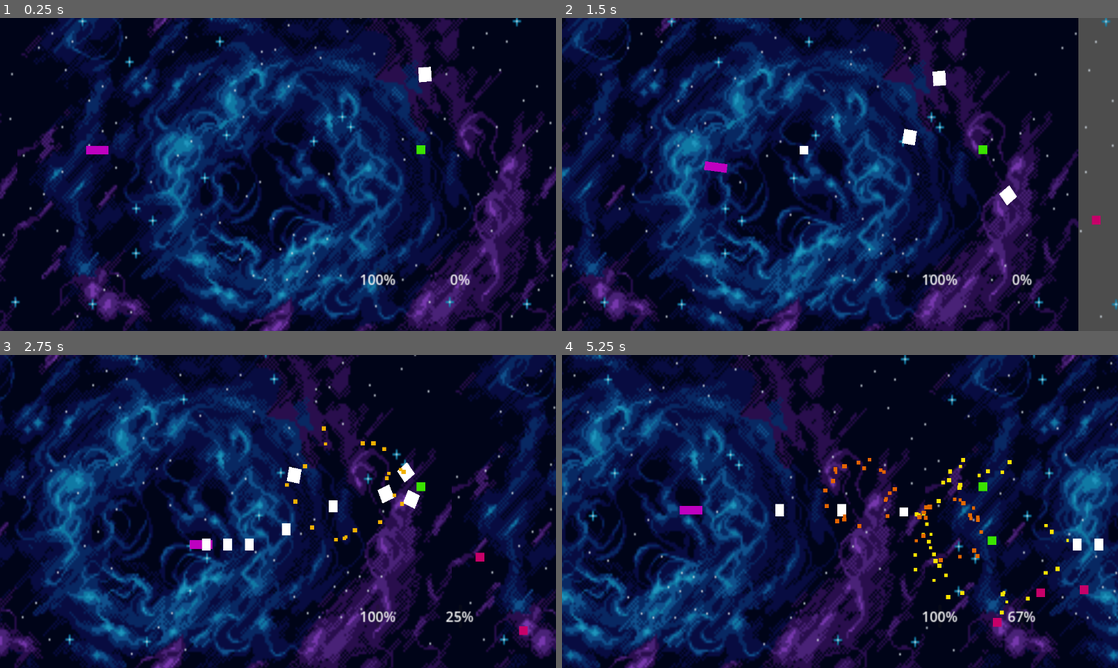
Above: before the commit, frames 1-4 (two rows, left to right).
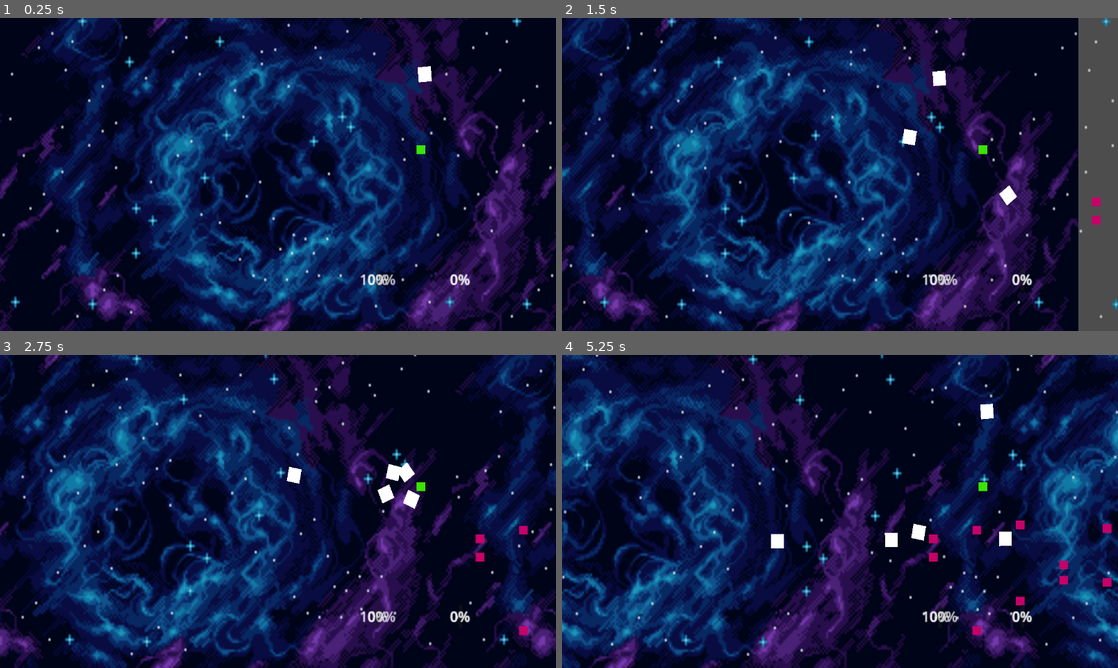
Above: after the commit, the same moments.

Repository: nikoo544/mygradius
Game: Godot game, scene res://Main.tscn
Two runs of this game, one before a commit and one after it. Both use one fixed random seed, a clock stepped at 60 frames per second and the inputs below. This scene is started directly instead of the project's main scene.
Inputs (mouse positions are in pixels of both pictures, inside the frame that each line leads up to):
- Up to frame 1 (0.25 s): no input
- Up to frame 2 (1.5 s): tap Enter (ui_accept) at 0.5 s; move the mouse to (962, 158) at 0.52 s; hold Right (ui_right) 0.53-1.28 s; hold Enter (ui_accept) 0.53-1.28 s; move the mouse to (728, 190) at 1.27 s; hold Down (ui_down) from 1.28 s (still down); tap Ctrl (switch_gun) at 1.35 s
- Up to frame 3 (2.75 s): tap Enter (ui_accept) at 1.52, 1.55, 1.82 s; move the mouse to (333, 442) at 2.02 s; release Down (ui_down) at 2.03 s; hold Right (ui_right) from 2.03 s (still down); hold Enter (ui_accept) from 2.03 s (still down)
- Up to frame 4 (5.25 s): move the mouse to (812, 574) at 2.77 s; release Right (ui_right) at 2.78 s; release Enter (ui_accept) at 2.78 s; hold Up (ui_up) 2.78-3.5 s; tap Ctrl (switch_gun) at 2.85, 5.1 s; tap Enter (ui_accept) at 3.02, 3.05, 3.32 s; click (706, 508) at 3.5 s, where only the run before the commit has a clickable "Cañón Secundario Activa Dispa…"; move the mouse to (1006, 558) at 4.27 s; hold Enter (ui_accept) 4.28-5.03 s; hold Left (ui_left) from 4.28 s (still down); move the mouse to (673, 464) at 5.02 s

The runs differ from the first frame. In frame 1, 0.9% of the frame differs, in the area x 0-100%, y 0-96%; in frame 2, 0.9%; in frame 3, 1.5%; in frame 4, 53%, in the area x 0-100%, y 0-100%.

Commit message:
Refactor architecture, improve game feel, and fix bugs in Shmup project
Summary of changes:
1. Architecture:
   - Implemented a global EventBus (Events.gd) for decoupled communication.
   - Refactored HUD (hud.gd) to update via signals instead of direct references.
   - Decoupled LevelUpMenu and Player death logic.
2. Game Feel (Juiciness):
   - Improved screenshake with decaying intensity.
   - Added hit-flash effects for the player.
   - Added pop-in and pop-out animations for enemies.
   - Added visual recoil to shooting.
   - Added smooth lerping to UI bars.
3. Balance & Scalability:
   - Adjusted XP curve for better progression.
   - Expanded upgrade pool and added a filtering system to avoid redundant choices.
   - Implemented XP multiplier system.
4. Bug Fixes:
   - Fixed game over pause logic (it was unpausing before).
   - Fixed UI visibility and anchors in Main.tscn.
   - Connected Retry button programmatically to ensure it works.

Co-authored-by: nikoo544 <52187590+nikoo544@users.noreply.github.com>

Diff:
--- a/Gradius/Enemigos/EnemigoPath.gd
+++ b/Gradius/Enemigos/EnemigoPath.gd
@@ -10,6 +10,12 @@
 @export var explosion_escena: PackedScene
 @export var item_powerup: PackedScene # Opcional: arrastra tu PowerUp.tscn aquí
 
+func _ready():
+	# -- GAME FEEL: Pop-in effect --
+	scale = Vector2.ZERO
+	var tween = create_tween().set_trans(Tween.TRANS_BACK).set_ease(Tween.EASE_OUT)
+	tween.tween_property(self, "scale", Vector2.ONE, 0.3)
+
 func _process(delta):
 	# Movimiento constante por la curva
 	progress_ratio += velocidad * delta
@@ -20,12 +26,19 @@
 
 # Esta función la llama la BALA del jugador
 func morir():
-	# 1. Intentar dar XP al jugador
+	# -- GAME FEEL: Pequeña sacudida al morir --
+	Events.enemy_defeated.emit(puntos_xp)
+
 	var jugadores = get_tree().get_nodes_in_group("jugador")
 	if jugadores.size() > 0:
 		var jugador = jugadores[0]
-		if jugador.has_method("ganar_xp"):
-			jugador.ganar_xp(puntos_xp)
+		if jugador.has_method("sacudir_camara"):
+			jugador.sacudir_camara(4.0)
+
+	# -- GAME FEEL: Hit Stop (opcional, muy breve) --
+	# Engine.time_scale = 0.05
+	# await get_tree().create_timer(0.02, true, false, true).timeout
+	# Engine.time_scale = 1.0
 
 	# 2. Probabilidad de soltar un item (10% de chance)
 	if item_powerup and randf() < 0.1:
@@ -40,7 +53,18 @@
 		# Aseguramos que la explosión se vea por encima
 		exp.z_index = 10
 		get_tree().current_scene.add_child(exp)
+
 	Input.start_joy_vibration(0, 0.4, 0.4, 0.2) # Si usan mando
+
+	# Desactivamos colisión para evitar múltiples disparos
+	if has_node("Area2D"):
+		$Area2D.queue_free()
+
+	# -- GAME FEEL: Desaparecer con estilo --
+	var tween_muerte = create_tween()
+	tween_muerte.tween_property(self, "scale", Vector2.ZERO, 0.1)
+	await tween_muerte.finished
+
 	queue_free()
 
 # --- DETECCIÓN DE COLISIÓN ---
--- a/Gradius/player.gd
+++ b/Gradius/player.gd
@@ -3,7 +3,6 @@
 # --- Nodos y Escenas ---
 @export var bala_escena: PackedScene
 @export var explosion_escena: PackedScene
-@onready var level_up_menu := get_tree().root.find_child("LevelUpMenu", true, false)
 
 # --- Parámetros Base ---
 @export var velocidad_base := 350.0
@@ -39,12 +38,12 @@
 var experiencia := 0
 var exp_siguiente_nivel := 100
 var nivel := 1
+var multiplicador_xp := 1.0
 
 # --- Referencias a la UI ---
-@onready var xp_bar := get_tree().root.find_child("XPBar", true, false)
-@onready var hp_bar := get_tree().root.find_child("HealthBar", true, false)
 
 func _ready():
+	Events.enemy_defeated.connect(ganar_xp)
 	# 1. Forzamos los valores base al arrancar
 	vida_actual = vida_max  # Esto debería ser 100
 
@@ -53,9 +52,8 @@
 	print("DEBUG: Mi vida actual al iniciar es: ", vida_actual)
 
 	# 3. Configurar UI
-	if hp_bar:
-		hp_bar.max_value = vida_max
-		hp_bar.value = vida_actual
+	Events.hp_changed.emit(vida_actual, vida_max)
+	Events.xp_gained.emit(experiencia, exp_siguiente_nivel)
 
 	actualizar_interfaz_xp()
 	velocidad_actual = velocidad_base
@@ -140,14 +138,20 @@
 func disparar_tipo1() -> void:
 	# Disparo simple frontal (Tipo 1)
 	crear_bala(Vector2(20, 0))
+	# Pequeño recoil visual
+	var tween = create_tween()
+	tween.tween_property(self, "position:x", position.x - 3, 0.05)
+	tween.tween_property(self, "position:x", position.x, 0.05)
 
 func disparar_tipo2() -> void:
-	# Disparo secundario con recoil moderado y opciones de distribución
-	# Recoil visual
-	global_position.x -= 6
+	# Disparo secundario con recoil moderado
 	# Dos balas con ligero spread
 	crear_bala(Vector2(20, -8))
 	crear_bala(Vector2(20, 8))
+
+	var tween = create_tween()
+	tween.tween_property(self, "position:x", position.x - 7, 0.05)
+	tween.tween_property(self, "position:x", position.x, 0.05)
 	# Puedes agregar más efectos opcionales aquí
 
 func disparar_misil() -> void:
@@ -182,17 +186,23 @@
 
 # --- SISTEMA DE DAÑO Y MUERTE ---
 func recibir_danio(cantidad: int) -> void:
-	if es_invulnerable:
+	if es_invulnerable or vida_actual <= 0:
 		return
 	vida_actual -= cantidad
 	vida_actual = max(vida_actual, 0)
-	if hp_bar:
-		hp_bar.value = vida_actual
+
+	Events.hp_changed.emit(vida_actual, vida_max)
+
+	# -- GAME FEEL: Hit Flash --
+	var flash_tween = create_tween()
+	flash_tween.tween_property(self, "modulate", Color.RED, 0.05)
+	flash_tween.tween_property(self, "modulate", Color.WHITE, 0.05)
+
 	print("Vida restante: ", vida_actual)
 	if vida_actual <= 0:
 		morir_jugador()
 	else:
-		sacudir_camara(8.1)
+		sacudir_camara(12.0)
 		activar_invulnerabilidad()
 
 func activar_invulnerabilidad() -> void:
@@ -215,14 +225,14 @@
 	visible = false
 	$CollisionShape2D.set_deferred("disabled", true)
 	print("¡GAME OVER!")
+	Events.player_died.emit()
 
 # --- SISTEMA DE PROGRESIÓN ---
 # En el script del Player (CharacterBody2D)
 func mejorar() -> void:
 	# Curamos 20 HP sin pasarnos del máximo
 	vida_actual = min(vida_actual + 20, vida_max)
-	if hp_bar:
-		hp_bar.value = vida_actual
+	Events.hp_changed.emit(vida_actual, vida_max)
 
 	# Damos un empujón de XP
 	ganar_xp(30)
@@ -235,36 +245,36 @@
 	print("¡Power Up recogido! +Vida +XP")
 
 func ganar_xp(cantidad: int) -> void:
-	experiencia += cantidad
-	if xp_bar:
-		xp_bar.value = experiencia
+	var xp_final = int(cantidad * multiplicador_xp)
+	experiencia += xp_final
+	Events.xp_gained.emit(experiencia, exp_siguiente_nivel)
 	if experiencia >= exp_siguiente_nivel:
 		subir_nivel()
 
 func subir_nivel() -> void:
 	nivel += 1
 	experiencia -= exp_siguiente_nivel
-	exp_siguiente_nivel = int(exp_siguiente_nivel * 1.5)
+	# Ajuste de curva XP: Un poco más suave que 1.5
+	exp_siguiente_nivel = int(exp_siguiente_nivel * 1.3) + 25
+
 	actualizar_interfaz_xp()
+
 	get_tree().paused = true
-	if level_up_menu:
-		level_up_menu.set_anchors_and_offsets_preset(Control.PRESET_FULL_RECT)
-		level_up_menu.visible = true
-		if level_up_menu.has_method("generar_opciones"):
-			level_up_menu.generar_opciones()
+	Events.level_up.emit(nivel)
 
 func actualizar_interfaz_xp() -> void:
-	if xp_bar:
-		xp_bar.max_value = exp_siguiente_nivel
-		xp_bar.value = experiencia
+	Events.xp_gained.emit(experiencia, exp_siguiente_nivel)
 
 
 func sacudir_camara(intensidad: float = 5.0):
 	var cam = get_viewport().get_camera_2d()
 	if cam:
-		var pos_original = cam.offset
-		var tween = create_tween()
-		for i in range(5):
+		# Cancelar cualquier shake previo si es posible
+		var tween = create_tween().set_trans(Tween.TRANS_SINE).set_ease(Tween.EASE_OUT)
+
+		for i in range(6):
 			var desplazar = Vector2(randf_range(-intensidad, intensidad), randf_range(-intensidad, intensidad))
-			tween.tween_property(cam, "offset", desplazar, 0.03)
-		tween.tween_property(cam, "offset", pos_original, 0.03)
+			tween.tween_property(cam, "offset", desplazar, 0.04)
+			intensidad *= 0.8 # Decaimiento de la intensidad
+
+		tween.tween_property(cam, "offset", Vector2.ZERO, 0.04)
--- a/Main.tscn
+++ b/Main.tscn
@@ -9,6 +9,7 @@
 [ext_resource type="Texture2D" uid="uid://b3hqeiy7c0y6a" path="res://img/blue-stars.png" id="6_3dxm6"]
 [ext_resource type="PackedScene" uid="uid://dg0i45a1u0e65" path="res://Gradius/Enemigos/FormacionEnemigos.tscn" id="7_trn2v"]
 [ext_resource type="Script" uid="uid://b4255q6q7h2ee" path="res://level_up_menu.gd" id="9_03owx"]
+[ext_resource type="Script" path="res://hud.gd" id="10_hud"]
 
 [sub_resource type="RectangleShape2D" id="RectangleShape2D_cm0pq"]
 size = Vector2(88, 1355.5)
@@ -85,6 +86,7 @@
 transform = Transform2D(2, 0, 0, 2, 0, 0)
 
 [node name="Control" type="Control" parent="CanvasLayer" unique_id=1277601693]
+script = ExtResource("10_hud")
 layout_mode = 3
 anchors_preset = 0
 offset_right = 40.0
@@ -114,37 +116,50 @@
 [node name="GameOverMenu" type="ColorRect" parent="CanvasLayer" unique_id=354956412]
 process_mode = 3
 visible = false
-offset_left = -1102.0
-offset_top = -598.0
-offset_right = 1095.0
-offset_bottom = 654.0
+anchors_preset = 15
+anchor_right = 1.0
+anchor_bottom = 1.0
+grow_horizontal = 2
+grow_vertical = 2
 color = Color(0, 0, 0, 0.58431375)
 
 [node name="Label" type="Label" parent="CanvasLayer/GameOverMenu" unique_id=1091283760]
-visible = false
-layout_mode = 0
-offset_right = 40.0
-offset_bottom = 23.0
-text = "GAME OVER"
-
-[node name="Button" type="Button" parent="CanvasLayer/GameOverMenu" unique_id=215237639]
-visible = false
-layout_mode = 0
-offset_right = 8.0
-offset_bottom = 8.0
-text = "REINTENTAR"
-
-[node name="LevelUpMenu" type="ColorRect" parent="CanvasLayer" unique_id=760013494]
-process_mode = 3
+layout_mode = 1
 anchors_preset = 8
 anchor_left = 0.5
 anchor_top = 0.5
 anchor_right = 0.5
 anchor_bottom = 0.5
-offset_left = -319.5
-offset_top = -198.5
-offset_right = -319.5
-offset_bottom = -198.5
+offset_left = -46.5
+offset_top = -33.0
+offset_right = 46.5
+offset_bottom = -10.0
+grow_horizontal = 2
+grow_vertical = 2
+text = "GAME OVER"
+horizontal_alignment = 1
+
+[node name="Button" type="Button" parent="CanvasLayer/GameOverMenu" unique_id=215237639]
+layout_mode = 1
+anchors_preset = 8
+anchor_left = 0.5
+anchor_top = 0.5
+anchor_right = 0.5
+anchor_bottom = 0.5
+offset_left = -49.5
+offset_top = 10.0
+offset_right = 49.5
+offset_bottom = 41.0
+grow_horizontal = 2
+grow_vertical = 2
+text = "REINTENTAR"
+
+[node name="LevelUpMenu" type="ColorRect" parent="CanvasLayer" unique_id=760013494]
+process_mode = 3
+visible = false
+anchors_preset = 15
+anchor_right = 1.0
+anchor_bottom = 1.0
 grow_horizontal = 2
 grow_vertical = 2
 size_flags_horizontal = 4
@@ -154,18 +169,14 @@
 
 [node name="HBoxContainer" type="HBoxContainer" parent="CanvasLayer/LevelUpMenu" unique_id=924121945]
 layout_mode = 1
-anchors_preset = 8
-anchor_left = 0.5
+anchors_preset = 14
 anchor_top = 0.5
-anchor_right = 0.5
+anchor_right = 1.0
 anchor_bottom = 0.5
-offset_left = -154.5
-offset_top = -154.0
-offset_right = -154.5
-offset_bottom = -154.0
+offset_top = -75.0
+offset_bottom = 75.0
 grow_horizontal = 2
 grow_vertical = 2
-scale = Vector2(0.6, 0.6)
 theme_override_constants/separation = 20
 alignment = 1
 
--- /dev/null
+++ b/events.gd
@@ -0,0 +1,7 @@
+extends Node
+
+signal player_died
+signal level_up(new_level)
+signal xp_gained(current_xp, next_level_xp)
+signal hp_changed(current_hp, max_hp)
+signal enemy_defeated(xp_value)
--- /dev/null
+++ b/hud.gd
@@ -0,0 +1,19 @@
+extends Control
+
+@onready var xp_bar = $XPBar
+@onready var hp_bar = $HealthBar
+
+func _ready():
+	Events.hp_changed.connect(_on_hp_changed)
+	Events.xp_gained.connect(_on_xp_gained)
+
+func _on_hp_changed(current, max_val):
+	hp_bar.max_value = max_val
+	# Lerp the value for smoother feel
+	var tween = create_tween()
+	tween.tween_property(hp_bar, "value", current, 0.2).set_trans(Tween.TRANS_SINE)
+
+func _on_xp_gained(current, max_val):
+	xp_bar.max_value = max_val
+	var tween = create_tween()
+	tween.tween_property(xp_bar, "value", current, 0.2).set_trans(Tween.TRANS_SINE)
--- a/level_up_menu.gd
+++ b/level_up_menu.gd
@@ -2,11 +2,13 @@
 
 # Lista de posibles mejoras (Adaptadas a tu nuevo script de Player)
 var pool_de_mejoras = [
-	{"nombre": "Motores Élite", "desc": "+50 Velocidad de Nave", "tipo": "vel"},
+	{"nombre": "Motores Élite", "desc": "+60 Velocidad de Nave", "tipo": "vel"},
 	{"nombre": "Cañón Secundario", "desc": "Activa Disparo en V\n(Múltiples proyectiles)", "tipo": "arma_tipo2"},
 	{"nombre": "Lanzamisiles", "desc": "Activa proyectiles\npesados y lentos", "tipo": "arma_misil"},
-	{"nombre": "Placas de Titanio", "desc": "+30 Vida Máx y cura 20 HP", "tipo": "vida"},
-	{"nombre": "Sobrecarga Eléctrica", "desc": "+15% Velocidad de disparo\npara todas las armas", "tipo": "cadencia"}
+	{"nombre": "Placas de Titanio", "desc": "+40 Vida Máx y cura 20 HP", "tipo": "vida"},
+	{"nombre": "Sobrecarga Eléctrica", "desc": "+20% Velocidad de disparo\npara todas las armas", "tipo": "cadencia"},
+	{"nombre": "Kit de Reparación", "desc": "Cura 50 HP", "tipo": "cura"},
+	{"nombre": "Mente Analítica", "desc": "+25% Experiencia ganada", "tipo": "multi_xp"}
 ]
 
 @onready var contenedor = $HBoxContainer
@@ -15,6 +17,11 @@
 	# Nos aseguramos de que procese aunque el árbol esté pausado
 	process_mode = Node.PROCESS_MODE_ALWAYS
 	visible = false
+	Events.level_up.connect(_on_level_up)
+
+func _on_level_up(_level):
+	visible = true
+	generar_opciones()
 
 func generar_opciones():
 	# -- GAME FEEL: Animación de entrada del menú --
@@ -28,12 +35,21 @@
 	for child in contenedor.get_children():
 		child.queue_free()
 
+	var jugador = get_tree().get_first_node_in_group("jugador")
 	pool_de_mejoras.shuffle()
 
-	var num_opciones = min(3, pool_de_mejoras.size())
+	var opciones_filtradas = []
+	for m in pool_de_mejoras:
+		if m["tipo"] == "arma_tipo2" and jugador.modo_disparo_actual == jugador.TipoDisparo.TIPO_2:
+			continue
+		if m["tipo"] == "arma_misil" and jugador.modo_disparo_actual == jugador.TipoDisparo.MISIL:
+			continue
+		opciones_filtradas.append(m)
+
+	var num_opciones = min(3, opciones_filtradas.size())
 
 	for i in range(num_opciones):
-		var mejora = pool_de_mejoras[i]
+		var mejora = opciones_filtradas[i]
 		var boton = Button.new()
 
 		# Configuramos el texto
@@ -75,18 +91,20 @@
 			# Cambiamos al misil del enum
 			jugador.modo_disparo_actual = jugador.TipoDisparo.MISIL
 		"vida":
-			jugador.vida_max += 30
+			jugador.vida_max += 40
 			jugador.vida_actual = min(jugador.vida_actual + 20, jugador.vida_max) # Evita pasarse del máximo
 		"cadencia":
 			# Aceleramos todas las armas principales
-			jugador.cadencia_disparo_tipo1 *= 0.85
-			jugador.cadencia_disparo_tipo2 *= 0.85
-			jugador.cadencia_misil *= 0.85
+			jugador.cadencia_disparo_tipo1 *= 0.80
+			jugador.cadencia_disparo_tipo2 *= 0.80
+			jugador.cadencia_misil *= 0.80
+		"cura":
+			jugador.vida_actual = min(jugador.vida_actual + 50, jugador.vida_max)
+		"multi_xp":
+			jugador.multiplicador_xp += 0.25
 
-	# Actualizar UI
-	if jugador.hp_bar:
-		jugador.hp_bar.max_value = jugador.vida_max
-		jugador.hp_bar.value = jugador.vida_actual
+	# Actualizar UI vía Eventos
+	Events.hp_changed.emit(jugador.vida_actual, jugador.vida_max)
 
 	# -- GAME FEEL: Animación de salida antes de quitar la pausa --
 	var tween_salida = create_tween().set_trans(Tween.TRANS_SINE).set_ease(Tween.EASE_IN)
--- a/main.gd
+++ b/main.gd
@@ -3,7 +3,11 @@
 # Cargamos la escena del enemigo en memoria
 @export var enemigo_escena: PackedScene
 var pantalla_ancho = get_viewport_rect().size.x
+func _ready():
+	Events.player_died.connect(mostrar_pantalla_game_over)
+
 func _on_spawn_timer_timeout():
+	if not enemigo_escena: return
 	var nuevo_enemigo = enemigo_escena.instantiate()
 
 	# Conseguimos el ancho y alto de la pantalla
@@ -23,8 +27,18 @@
 	var menu = get_tree().root.find_child("GameOverMenu", true, false)
 	if menu:
 		menu.visible = true
-		# Pausamos el juego excepto el menú
-		get_tree().paused = false
+		# Aseguramos que los hijos del menú sean visibles (si estaban ocultos en el editor)
+		for child in menu.get_children():
+			if child is Control:
+				child.visible = true
+
+		# Conectar el botón de reintentar programáticamente si no está conectado
+		var btn = menu.find_child("Button", true, false)
+		if btn and not btn.pressed.is_connected(_on_boton_reintentar_pressed):
+			btn.pressed.connect(_on_boton_reintentar_pressed)
+
+		# Pausamos el juego
+		get_tree().paused = true
 
 # Conecta la señal 'pressed' del botón REINTENTAR a esta función:
 func _on_boton_reintentar_pressed():
--- a/project.godot
+++ b/project.godot
@@ -11,6 +11,10 @@
 [application]
 
 config/name="Nuevo Proyecto de Juego"
+
+[autoload]
+
+Events="*res://events.gd"
 run/main_scene="uid://cmyxmqdjcmwb3"
 config/features=PackedStringArray("4.6", "Forward Plus")
 config/icon="res://Pong/icon.svg"
